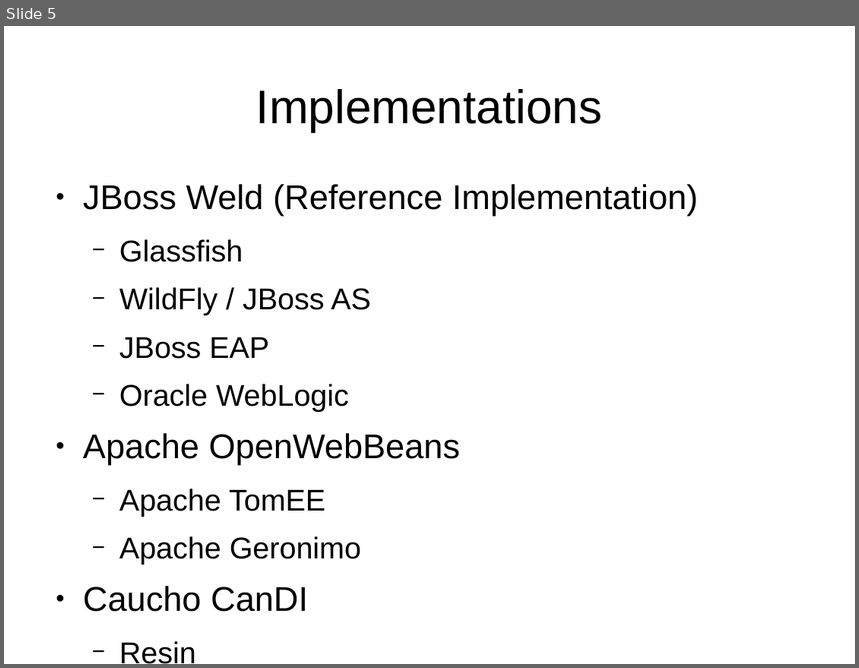
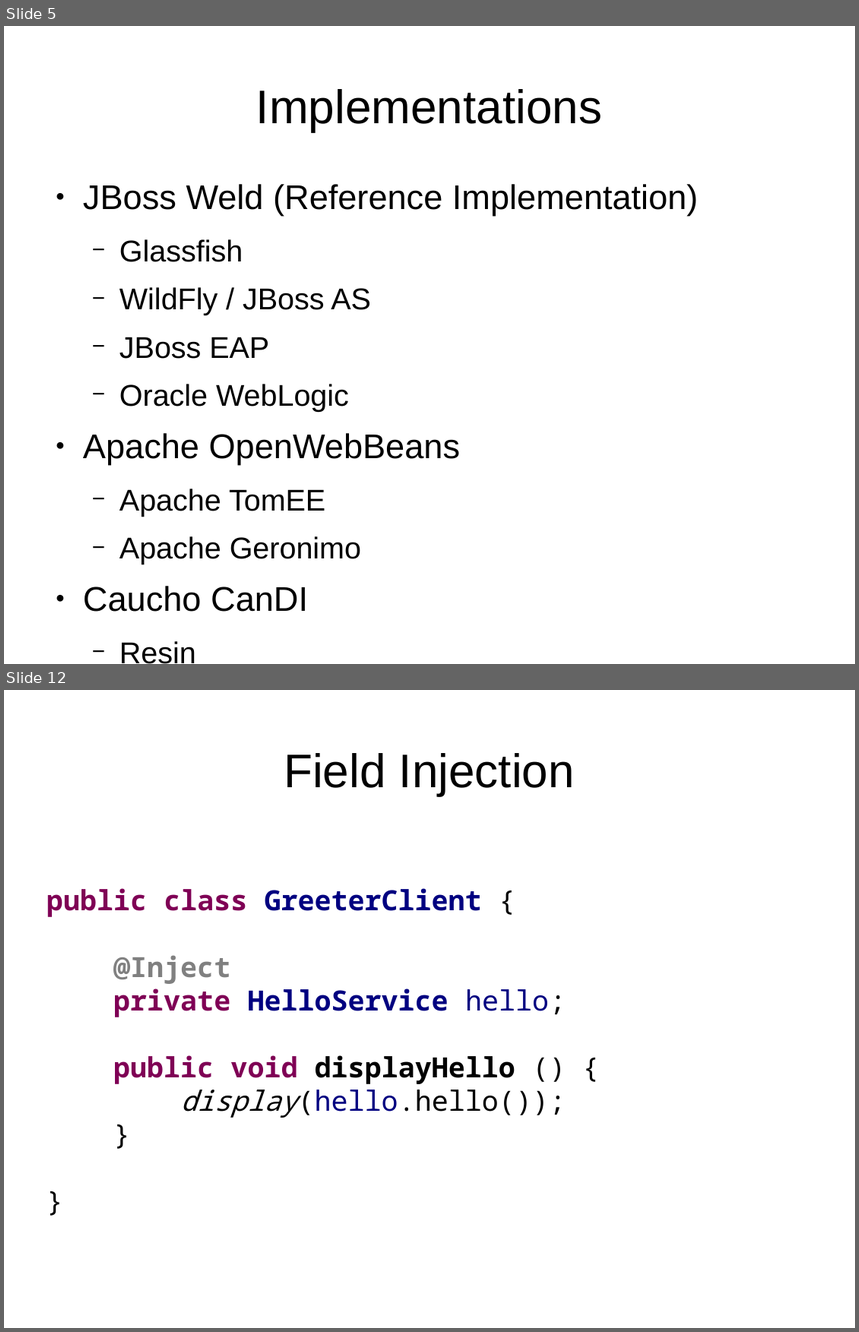
Before and after one commit to FrigoCoder/CDI, a slide deck: CDI.odp. Shown one above the other, each under a label of ours: slide 5 before the commit, slides 5 and 12 after it; the slides between them are not shown. The pictures are 859x668 and 859x1332 pixels, drawn with LibreOffice and Linux fonts; fonts in the diff are those of the drawing. Boxes give left, top, right and bottom in pixels: in the first picture for what was removed or moved away, otherwise in the second. Text is boxed around its words. In the diff, an @@ line names an element or a change of style, - is before the commit and + after.

Commit message:
Dependency injection types.

```diff
--- a/CDI.odp
+++ b/CDI.odp
@@ slide 12 added at (x1=4, y1=690, x2=855, y2=1328), background #FFFFFF @@
@@ title added at (x1=284, y1=753, x2=575, y2=796), 44 pt, text #000000 @@
+Field Injection
@@ text added at (x1=47, y1=888, x2=566, y2=1118), 26 pt, text #000000, bold @@
+public class GreeterClient {
+@Inject
+private HelloService hello;
+public void displayHello () {
+display(hello.hello());
+}
+}
```
Also in this commit, not shown: 4 slides changed, 4 other slides added, 5 other files.
